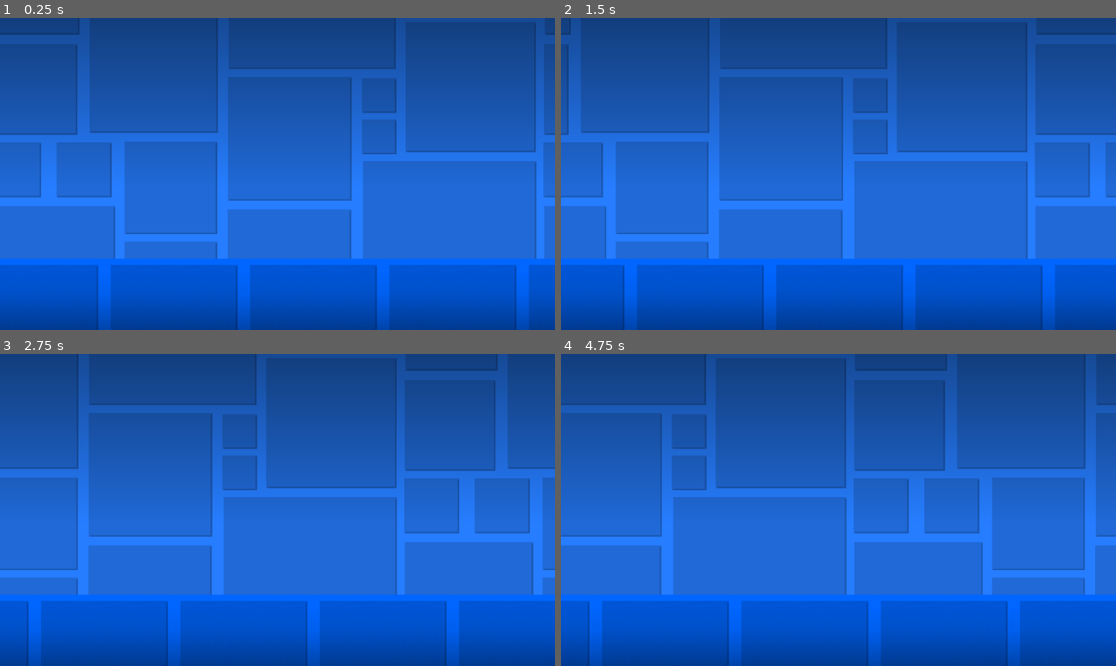
Above: before the commit, frames 1-4 (two rows, left to right).
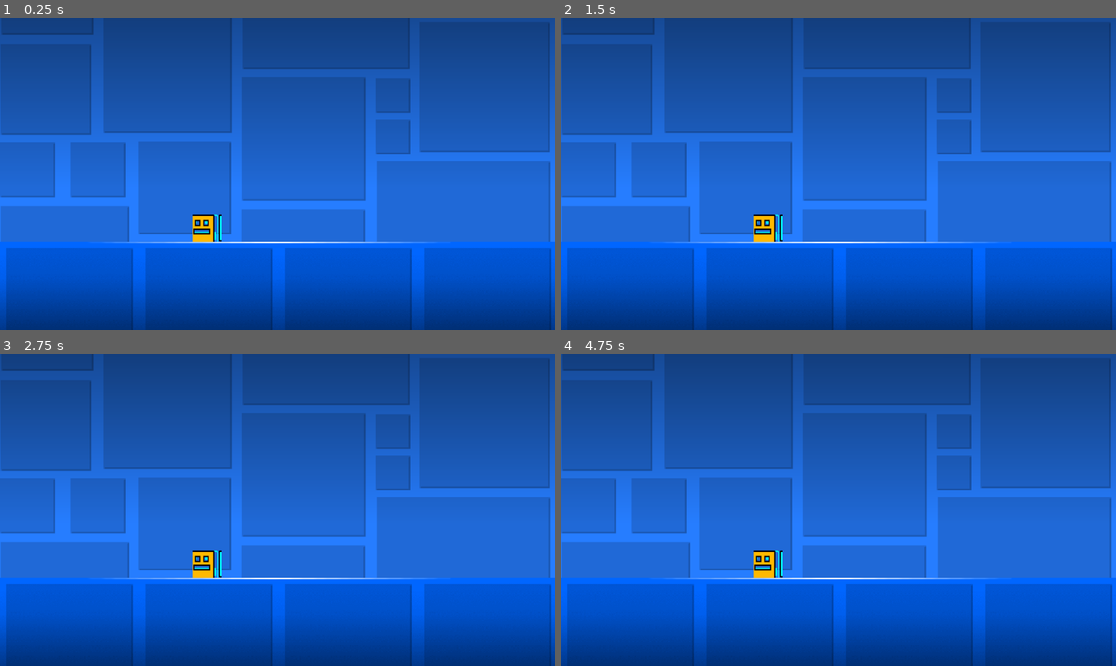
Above: after the commit, the same moments.

Repository: Shplap/Ghost-Platformer
Game: Godot game, scene res://Game.tscn
The game is run twice, just before and just after one commit, with the same random seed, the same clock (stepped at 60 frames per second) and the same inputs.
Inputs:
- Up to frame 1 (0.25 s): no input
- Up to frame 2 (1.5 s): no input
- Up to frame 3 (2.75 s): no input
- Up to frame 4 (4.75 s): no input

The runs differ from the first frame. In frame 1, 29% of the frame differs, in the area x 0-100%, y 0-100%; in frame 2, 35%; in frame 3, 37%; in frame 4, 37%.

Commit message:
Added Cube
Just needs a little fix in the shader

Diff:
--- /dev/null
+++ b/Cube.gd
@@ -0,0 +1,20 @@
+extends TextureRect
+
+var shader_material : ShaderMaterial
+
+func _ready():
+	# Make sure the material is a ShaderMaterial
+	shader_material = material as ShaderMaterial
+
+	if shader_material:
+		# Set the texture for the game sheet
+		shader_material.set_shader_param("game_sheet", preload("res://Assets definitely not taken from GD/GJ_GameSheet-uhd.png"))
+
+		# Set the top-left corner of the region to crop (in pixels)
+		shader_material.set_shader_param("texture_position", Vector2(100, 50))  # Example position
+
+		# Set the size of the cropped region (in pixels)
+		shader_material.set_shader_param("texture_size", Vector2(64, 64))  # Example size
+
+		# Set the size of the full game sheet (in pixels)
+		shader_material.set_shader_param("texture_sheet_size", Vector2(512, 512))  # Example full sheet size
--- a/G1.tscn
+++ b/G1.tscn
@@ -6,10 +6,9 @@
 [node name="G1" type="Node2D"]
 
 [node name="ScrollingG" parent="." instance=ExtResource("1_4sb87")]
-anchors_preset = 15
-offset_top = 500.0
+offset_top = 465.0
 offset_right = 2050.0
-offset_bottom = 1012.0
+offset_bottom = 977.0
 grow_horizontal = 2
 grow_vertical = 2
 scale = Vector2(0.565, 0.565)
--- a/Game.tscn
+++ b/Game.tscn
@@ -1,10 +1,94 @@
-[gd_scene load_steps=3 format=3 uid="uid://b0778wx87y4pe"]
+[gd_scene load_steps=11 format=3 uid="uid://b0778wx87y4pe"]
 
 [ext_resource type="PackedScene" uid="uid://cgy0na2ibs0yq" path="res://BG1.tscn" id="1_yqbg3"]
 [ext_resource type="PackedScene" uid="uid://dbqig81xot2ik" path="res://G1.tscn" id="2_gkak4"]
+[ext_resource type="Shader" path="res://Tilemap.gdshader" id="3_a4it1"]
+[ext_resource type="Texture2D" uid="uid://juakspkldjmr" path="res://Assets definitely not taken from GD/player_04-uhd.png" id="4_3g6k2"]
+[ext_resource type="Texture2D" uid="uid://cs6l8qdyq0ucf" path="res://Assets definitely not taken from GD/gravityLine_001.png" id="7_hhn5s"]
+
+[sub_resource type="ShaderMaterial" id="ShaderMaterial_kw2on"]
+shader = ExtResource("3_a4it1")
+shader_parameter/start_x = 132.0
+shader_parameter/start_y = 2.0
+shader_parameter/width = 121.0
+shader_parameter/height = 120.0
+shader_parameter/color = Color(1, 0.72549, 0, 1)
+shader_parameter/texture_size = Vector2(225, 180)
+
+[sub_resource type="ShaderMaterial" id="ShaderMaterial_m1nk3"]
+shader = ExtResource("3_a4it1")
+shader_parameter/start_x = 132.0
+shader_parameter/start_y = 124.0
+shader_parameter/width = 73.0
+shader_parameter/height = 53.0
+shader_parameter/color = Color(0, 1, 1, 1)
+shader_parameter/texture_size = Vector2(225, 180)
+
+[sub_resource type="PhysicsMaterial" id="PhysicsMaterial_toiva"]
+
+[sub_resource type="RectangleShape2D" id="RectangleShape2D_phmsy"]
+size = Vector2(60, 60)
+
+[sub_resource type="ShaderMaterial" id="ShaderMaterial_kaaoa"]
+shader = ExtResource("3_a4it1")
+shader_parameter/start_x = 2.0
+shader_parameter/start_y = 2.0
+shader_parameter/width = 128.0
+shader_parameter/height = 128.0
+shader_parameter/color = Color(0, 1, 1, 1)
+shader_parameter/texture_size = Vector2(225, 180)
 
 [node name="Game" type="Node2D"]
 
 [node name="BG1" parent="." instance=ExtResource("1_yqbg3")]
 
 [node name="G1" parent="." instance=ExtResource("2_gkak4")]
+z_index = 3
+
+[node name="Cube" type="TextureRect" parent="."]
+z_index = 2
+z_as_relative = false
+material = SubResource("ShaderMaterial_kw2on")
+offset_left = 400.0
+offset_top = 408.0
+offset_right = 460.0
+offset_bottom = 468.0
+texture = ExtResource("4_3g6k2")
+expand_mode = 1
+
+[node name="Cube2" type="TextureRect" parent="Cube"]
+z_index = 1
+z_as_relative = false
+material = SubResource("ShaderMaterial_m1nk3")
+layout_mode = 0
+offset_right = 73.0
+offset_bottom = 53.0
+texture = ExtResource("4_3g6k2")
+expand_mode = 1
+
+[node name="RigidBody2D" type="RigidBody2D" parent="Cube"]
+physics_material_override = SubResource("PhysicsMaterial_toiva")
+
+[node name="CollisionShape2D" type="CollisionShape2D" parent="Cube/RigidBody2D"]
+position = Vector2(30, 30)
+shape = SubResource("RectangleShape2D_phmsy")
+debug_color = Color(0, 1, 0, 0.419608)
+
+[node name="CubeGlow" type="TextureRect" parent="Cube"]
+z_index = -1
+material = SubResource("ShaderMaterial_kaaoa")
+layout_mode = 0
+offset_right = 60.0
+offset_bottom = 60.0
+texture = ExtResource("4_3g6k2")
+expand_mode = 1
+
+[node name="GravityLine" type="TextureRect" parent="."]
+z_index = 4
+offset_left = 175.0
+offset_top = 468.0
+offset_right = 176.0
+offset_bottom = 544.0
+rotation = -1.5708
+scale = Vector2(3, 10)
+texture = ExtResource("7_hhn5s")
--- a/Scrolling.gdshader
+++ b/Scrolling.gdshader
@@ -7,7 +7,7 @@
 
 void fragment() {
     vec2 u = UV;
-    u.x += scroll_speed * TIME;
+    //u.x += scroll_speed * TIME;
     vec4 col = texture(TEXTURE, u);
     col *= color;
     COLOR = col;
--- a/ScrollingBG.tscn
+++ b/ScrollingBG.tscn
@@ -4,12 +4,12 @@
 
 [sub_resource type="ShaderMaterial" id="ShaderMaterial_em8ew"]
 shader = ExtResource("1_1sybn")
-shader_parameter/scroll_speed = 0.1
+shader_parameter/scroll_speed = 0.03
 shader_parameter/color = Color(0.14902, 0.490196, 1, 1)
 
 [node name="ScrollingBG" type="TextureRect"]
 material = SubResource("ShaderMaterial_em8ew")
-anchors_preset = -1
+anchors_preset = 15
 anchor_right = 1.0
 anchor_bottom = 1.0
 offset_right = -1152.0
--- a/ScrollingG.tscn
+++ b/ScrollingG.tscn
@@ -9,7 +9,7 @@
 
 [node name="ScrollingG" type="TextureRect"]
 material = SubResource("ShaderMaterial_lhri2")
-anchors_preset = -1
+anchors_preset = 15
 anchor_right = 1.0
 anchor_bottom = 1.0
 offset_right = -1152.0
--- /dev/null
+++ b/Tilemap.gdshader
@@ -0,0 +1,31 @@
+shader_type canvas_item;
+
+// Position and size of the crop area in pixels
+uniform float start_x;
+uniform float start_y;
+uniform float width;
+uniform float height;
+uniform vec4 color : source_color = vec4(1.0);
+
+// Texture size in pixels
+uniform vec2 texture_size;
+
+void fragment() {
+    // Map fragment coordinates to the cropped area
+    vec2 cropped_uv = vec2(
+        start_x + UV.x * width,
+        start_y + UV.y * height
+    );
+
+    // Convert cropped_uv back to normalized UVs for sampling
+    vec2 sampled_uv = cropped_uv / texture_size;
+
+    // Ensure the sampled UVs are within the texture bounds to prevent artifacts
+    if (sampled_uv.x >= 0.0 && sampled_uv.x <= 1.0 && sampled_uv.y >= 0.0 && sampled_uv.y <= 1.0) {
+		vec4 col = texture(TEXTURE, sampled_uv);
+		col *= color;
+		COLOR = col;
+    } else {
+        discard;
+    }
+}
--- a/project.godot
+++ b/project.godot
@@ -10,10 +10,12 @@
 
 [application]
 
-config/name="Ghost-Platformer"
+config/name="Geometry  Shplap"
+config/version="2.2"
 run/main_scene="res://Game.tscn"
 config/features=PackedStringArray("4.2", "Forward Plus")
-config/icon="res://icon.svg"
+boot_splash/show_image=false
+config/icon="res://GameIcon.png"
 
 [dotnet]
 
Binary file added: Assets definitely not taken from GD/GJ_GameSheet-uhd.png
Not shown, added: Assets definitely not taken from GD/GJ_GameSheet-uhd.png.import
Binary file added: Assets definitely not taken from GD/GJ_GameSheet02-uhd.png
Not shown, added: Assets definitely not taken from GD/GJ_GameSheet02-uhd.png.import
Not shown, added: Assets definitely not taken from GD/GJ_GameSheet03-shplap.png.import
Not shown, added: Assets definitely not taken from GD/GJ_GameSheet03-uhd.png.import
Binary file added: Assets definitely not taken from GD/GJ_GameSheet04-uhd.png
Not shown, added: Assets definitely not taken from GD/GJ_GameSheet04-uhd.png.import
Binary file added: Assets definitely not taken from GD/GJ_GameSheetGlow-uhd.png
Not shown, added: Assets definitely not taken from GD/GJ_GameSheetGlow-uhd.png.import
Binary file added: Assets definitely not taken from GD/GJ_LaunchSheet-shplap.png
Not shown, added: Assets definitely not taken from GD/GJ_LaunchSheet-shplap.png.import
(and 12 more such lines)
